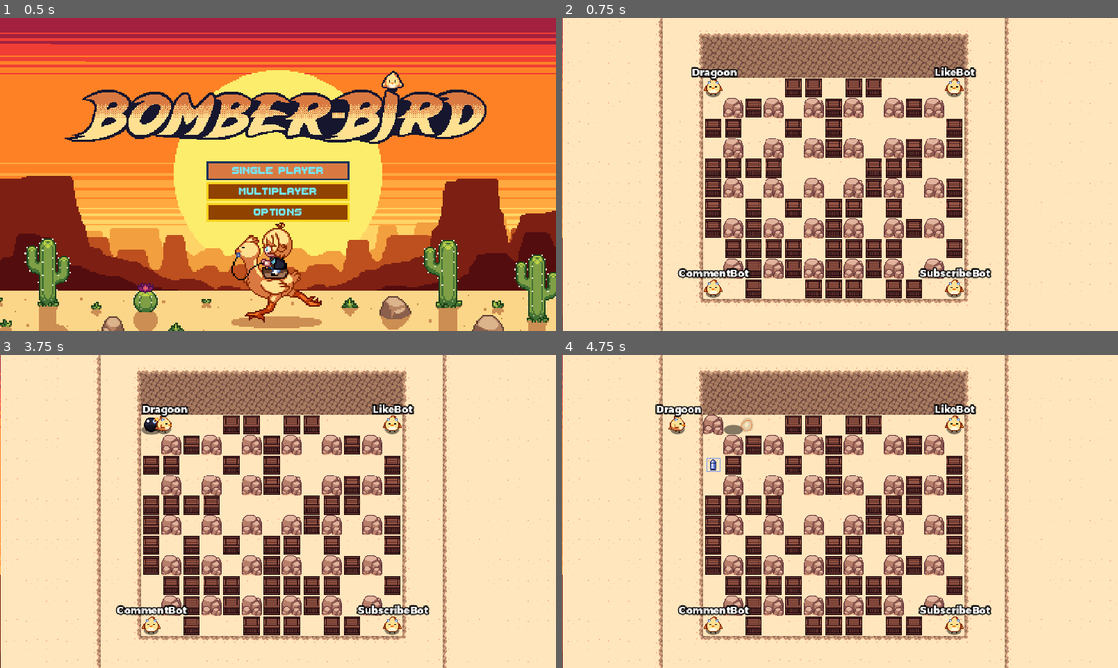
Above: before the commit, frames 1-4 (two rows, left to right).
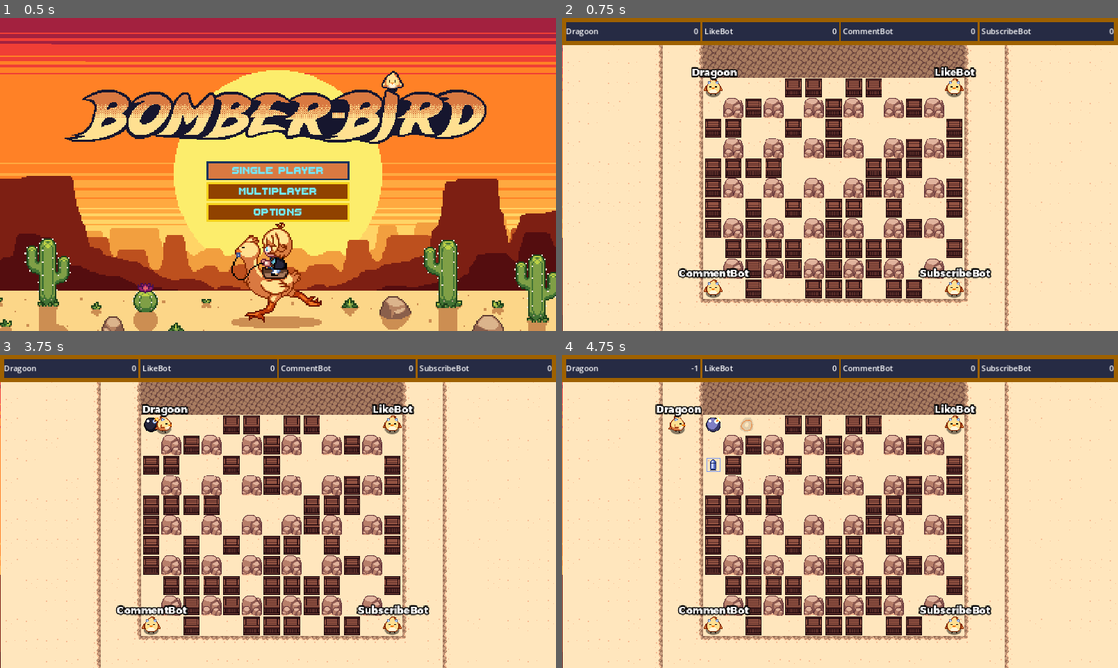
Above: after the commit, the same moments.

Repository: Dragoon-Project-Squad/bomberbird
Game: Godot game, scene res://scenes/main_menu.tscn
Same seed, same stepped clock (60 frames per second), same inputs: the game is played once before the commit and once after it. Sound files missing from this copy of the repository are replaced by a short silence.
Inputs:
- Up to frame 1 (0.5 s): no input
- Up to frame 2 (0.75 s): click "Single Player" at 0.5 s
- Up to frame 3 (3.75 s): click "Single Player" at 1.25 s; click "Multiplayer" at 2 s; click "Options" at 2.75 s; hold D (move_right) from 3.53 s (still down)
- Up to frame 4 (4.75 s): release D (move_right) at 4.28 s; hold S (move_down) from 4.28 s (still down)

Frame 1 is identical in both runs. In frame 2, 8.7% of the frame differs, in the area x 0-100%, y 0-9%; in frame 3, 8.7%; in frame 4, 9.0%, in the area x 0-100%, y 0-26%.

Commit message:
made hurry up start at 60s
also moved breakable spawner script to scripts

Diff:
--- a/scenes/battlegrounds.tscn
+++ b/scenes/battlegrounds.tscn
@@ -10,7 +10,7 @@
 [ext_resource type="Script" path="res://scripts/misobon_player_spawner.gd" id="7_7cqae"]
 [ext_resource type="Script" path="res://scripts/powerup_spawner.gd" id="7_87w5t"]
 [ext_resource type="AudioStream" uid="uid://kkul2topsufx" path="res://sound/fx/bombdrop.wav" id="7_cxllj"]
-[ext_resource type="Script" path="res://scenes/breakable_spawner.gd" id="9_k4om7"]
+[ext_resource type="Script" path="res://scripts/breakable_spawner.gd" id="9_k4om7"]
 [ext_resource type="Script" path="res://scripts/unbreakable_spawner.gd" id="9_qqnss"]
 [ext_resource type="Script" path="res://scripts/explosion_spawner.gd" id="10_o2q20"]
 [ext_resource type="Script" path="res://scripts/timers/restriction_start_timer.gd" id="11_bq37i"]
@@ -73,7 +73,6 @@
 script = ExtResource("3_uhlbr")
 
 [node name="GameUI" type="CanvasLayer" parent="."]
-visible = false
 script = ExtResource("3_dadsx")
 
 [node name="Border" type="ColorRect" parent="GameUI"]
@@ -264,7 +263,7 @@
 [node name="Timers" type="Node" parent="."]
 
 [node name="RestrictionStartTimer" type="Timer" parent="Timers"]
-wait_time = 2.0
+wait_time = 60.0
 one_shot = true
 autostart = true
 script = ExtResource("11_bq37i")
--- /dev/null
+++ b/scripts/breakable_spawner.gd
@@ -0,0 +1,13 @@
+extends MultiplayerSpawner
+const BREAKABLE_SCENE_PATH : String = "res://scenes/breakable.tscn"
+@onready var breakable_parent = $"../Breakables"
+
+func _init():
+	spawn_function = place_breakable
+
+func place_breakable(spawncoords: Vector2):
+	#breakable_layer.set_cell(Vector2i(x,y), BREAKABLE_TILE_ID, Vector2i(0,0),0)
+	var breakable = preload(BREAKABLE_SCENE_PATH).instantiate()
+	breakable.position = spawncoords
+	#breakable_parent.add_child(breakable)
+	return breakable
